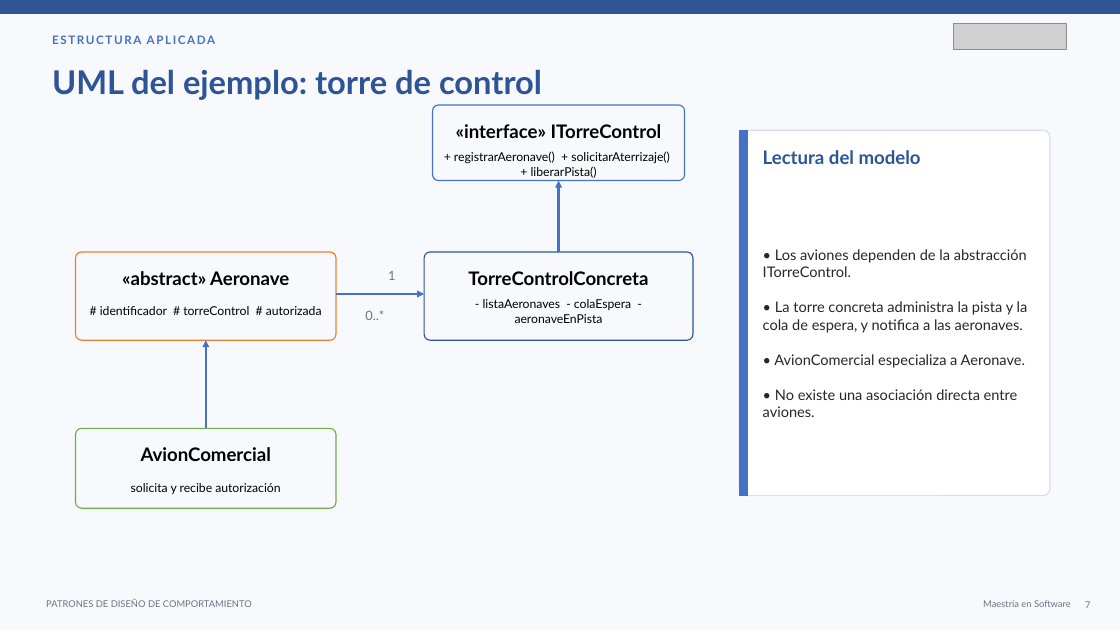
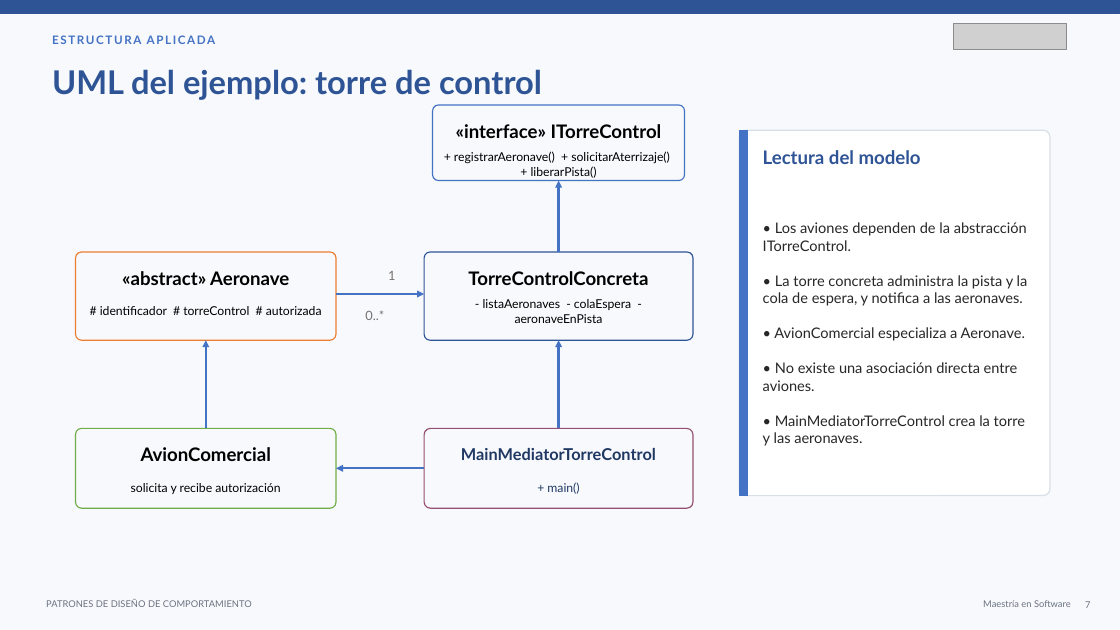
Before and after one commit to carytnas/PDS_Actividad03_Grupo02, a slide deck: slide 7 of documentacion/PDS_Actividad03_Grupo02.pptx. Drawn at 1120x630 pixels with LibreOffice and Linux fonts; fonts in the diff are those of the drawing; grey boxes stand for pictures. Boxes give left, top, right and bottom in pixels: in the first picture for what was removed or moved away, otherwise in the second. Text is boxed around its words. In the diff, an @@ line names an element or a change of style, - is before the commit and + after.

```diff
--- a/documentacion/PDS_Actividad03_Grupo02.pptx
+++ b/documentacion/PDS_Actividad03_Grupo02.pptx
@@ arrow added from (559, 429) to (559, 340), #4472C4 2 pt @@
@@ text at [763,415,1025,446]: paragraph added @@
+• MainMediatorTorreControl crea la torre y las aeronaves.
@@ rounded rectangle added at [424,429,693,508], outline #954F72 1 pt @@
@@ text added at [461,448,656,460], 14 pt, text #203864, bold @@
+MainMediatorTorreControl
@@ arrow added from (424, 469) to (336, 469), #4472C4 2 pt @@
@@ text added at [547,482,579,494], 10.5 pt, text #203864 @@
++ main()
```
Also in this commit, not shown: 4 other slides changed.
